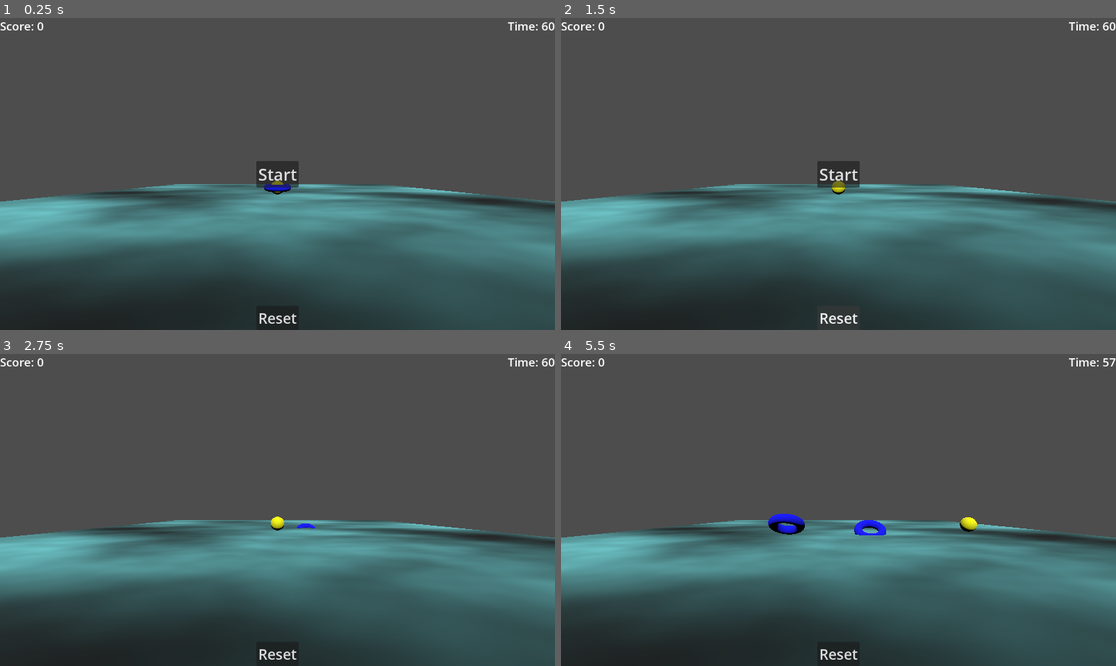
Above: before the commit, frames 1-4 (two rows, left to right).
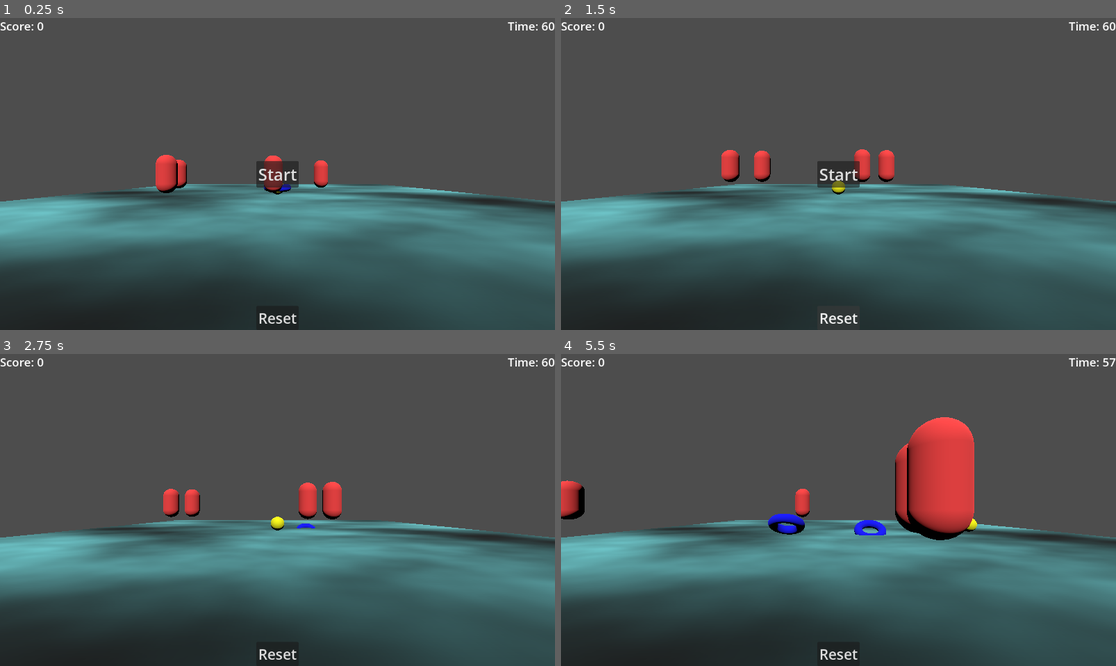
Above: after the commit, the same moments.

Repository: GeorgFH/godot-pacman-relaunch
Game: Godot game, scene res://game.tscn
Same seed, same stepped clock (60 frames per second), same inputs: the game is played once before the commit and once after it. Sound files missing from this copy of the repository are replaced by a short silence.
Inputs:
- Up to frame 1 (0.25 s): no input
- Up to frame 2 (1.5 s): click "Start" at 0.5 s; click "Reset" at 1.25 s
- Up to frame 3 (2.75 s): click "Start" at 2 s
- Up to frame 4 (5.5 s): tap Enter (ui_accept) at 2.75, 3.02, 3.77, 5.27 s; hold Right (ui_right) 2.78-3.53 s; hold Shift 2.78-3.53 s; hold S (ui_down) 3.53-4.28 s; tap Shift at 3.6, 5.1 s; hold Right (ui_right) 4.28-5.03 s; hold Shift 4.28-5.03 s; hold W (ui_up) from 5.03 s (still down)

The runs differ from the first frame. In frame 1, 1.1% of the frame differs, in the area x 28-60%, y 43-57%; in frame 2, 1.1%; in frame 3, 1.2%; in frame 4, 5.5%, in the area x 0-75%, y 20-60%.

Commit message:
feat: enemy develpoed

Diff:
--- a/collectable/area_3d.gd
+++ b/collectable/area_3d.gd
@@ -9,11 +9,13 @@
 	anim.play("new_animation1")
 
 func _on_body_entered(body):
-	# print("Kollision mit:", body.name)
+	print("Kollision mit:", body.name)
 
-	if body is CharacterBody3D:
+	if body.name == "Player":
 		Ui.add_point()
-		# print("Punkt!")
+
+		$CollisionShape3D.disabled = true   # 👈 WICHTIG
+
 		audio.play()
 		await audio.finished
 		queue_free()
--- /dev/null
+++ b/enemy.gd
@@ -0,0 +1,57 @@
+extends CharacterBody3D
+
+const SPEED = 3.0
+
+var direction = Vector3.ZERO
+
+func _ready():
+	randomize()
+
+	var spawn_pos = Vector3(
+		randf_range(-7, 7),
+		1,
+		randf_range(-7, 7)
+	)
+
+	var player = get_tree().current_scene.get_node("Player")
+
+	# Abstand prüfen
+	while spawn_pos.distance_to(player.global_position) < 3:
+		spawn_pos = Vector3(
+			randf_range(-7, 7),
+			1,
+			randf_range(-7, 7)
+		)
+
+	global_position = spawn_pos
+
+	pick_new_direction()
+
+func _physics_process(delta: float) -> void:
+	if not is_on_floor():
+		velocity += get_gravity() * delta
+	else:
+		velocity.y = 0   # 👈 DAS ist die Lösung
+
+	velocity.x = direction.x * SPEED
+	velocity.z = direction.z * SPEED
+
+	move_and_slide()
+
+func pick_new_direction():
+	direction = Vector3(
+		randf_range(-1, 1),
+		0,
+		randf_range(-1, 1)
+	).normalized()
+
+	change_direction_later()
+
+func change_direction_later():
+	await get_tree().create_timer(randf_range(1, 3)).timeout
+	pick_new_direction()
+
+
+func _on_area_3d_body_entered(body: Node3D) -> void:
+	if body.name == "Player":
+		Ui.check_game_end()
--- /dev/null
+++ b/enemy.tscn
@@ -0,0 +1,29 @@
+[gd_scene format=3 uid="uid://dq4cfs0pn5csh"]
+
+[ext_resource type="Script" uid="uid://br7vc3enhidto" path="res://enemy.gd" id="1_7k104"]
+
+[sub_resource type="StandardMaterial3D" id="StandardMaterial3D_j5wjh"]
+albedo_color = Color(1, 0.26666668, 0.26666668, 1)
+
+[sub_resource type="CapsuleMesh" id="CapsuleMesh_vef74"]
+
+[sub_resource type="CapsuleShape3D" id="CapsuleShape3D_hve3p"]
+
+[sub_resource type="CapsuleShape3D" id="CapsuleShape3D_eow3j"]
+
+[node name="Enemy" type="CharacterBody3D" unique_id=1570130439]
+script = ExtResource("1_7k104")
+
+[node name="MeshInstance3D" type="MeshInstance3D" parent="." unique_id=957258809]
+material_override = SubResource("StandardMaterial3D_j5wjh")
+mesh = SubResource("CapsuleMesh_vef74")
+
+[node name="CollisionShape3D" type="CollisionShape3D" parent="." unique_id=937005389]
+shape = SubResource("CapsuleShape3D_hve3p")
+
+[node name="Area3D" type="Area3D" parent="." unique_id=1102758718]
+
+[node name="CollisionShape3D" type="CollisionShape3D" parent="Area3D" unique_id=353133896]
+shape = SubResource("CapsuleShape3D_eow3j")
+
+[connection signal="body_entered" from="Area3D" to="." method="_on_area_3d_body_entered"]
--- a/game.gd
+++ b/game.gd
@@ -1,9 +1,13 @@
 extends Node3D
 
 const COLLECTIBLE = preload("res://collectable/area_3d.tscn")
+const ENEMY = preload("res://enemy.tscn")
+
+@export var enemy_count = 3
 
 func _ready() -> void:
 	randomize()
+	spawn_enemies()
 
 
 func spawn_collectible():
@@ -23,6 +27,12 @@
 
 	spawn_collectible()
 
+func spawn_enemies():
+	for i in range(enemy_count):
+		var e = ENEMY.instantiate()
+		add_child(e)
+
+
 # Called every frame. 'delta' is the elapsed time since the previous frame.
 func _process(delta: float) -> void:
 	pass
--- a/game.tscn
+++ b/game.tscn
@@ -4,22 +4,9 @@
 [ext_resource type="PackedScene" uid="uid://bjo2frt4fxud6" path="res://directional_light_3d.tscn" id="3_fc0e3"]
 [ext_resource type="PackedScene" uid="uid://1n580yyf1gyy" path="res://camera_3d.tscn" id="4_7jktm"]
 [ext_resource type="PackedScene" uid="uid://bg3xge6eduegi" path="res://characterBody_3D/character_body_3d.tscn" id="4_ryrav"]
+[ext_resource type="PackedScene" uid="uid://btboxewwmqcot" path="res://static_body_3d.tscn" id="6_ryrav"]
+[ext_resource type="PackedScene" uid="uid://dq4cfs0pn5csh" path="res://enemy.tscn" id="7_eow3j"]
 [ext_resource type="PackedScene" uid="uid://bcxim18apgita" path="res://collectable/area_3d.tscn" id="8_j5wjh"]
-
-[sub_resource type="FastNoiseLite" id="FastNoiseLite_7jktm"]
-
-[sub_resource type="NoiseTexture2D" id="NoiseTexture2D_ryrav"]
-noise = SubResource("FastNoiseLite_7jktm")
-
-[sub_resource type="StandardMaterial3D" id="StandardMaterial3D_eow3j"]
-albedo_color = Color(0.4392157, 0.827451, 0.84313726, 1)
-albedo_texture = SubResource("NoiseTexture2D_ryrav")
-
-[sub_resource type="BoxMesh" id="BoxMesh_7jktm"]
-size = Vector3(30, 1, 30)
-
-[sub_resource type="BoxShape3D" id="BoxShape3D_ryrav"]
-size = Vector3(30, 1, 30)
 
 [node name="Game" type="Node3D" unique_id=1889642264]
 script = ExtResource("1_vef74")
@@ -30,16 +17,10 @@
 [node name="Camera3D" parent="." unique_id=177209525 instance=ExtResource("4_7jktm")]
 transform = Transform3D(1, 0, 0, 0, 1, 0, 0, 0, 1, 0, 1, 15)
 
-[node name="CharacterBody3D" parent="." unique_id=871760159 instance=ExtResource("4_ryrav")]
+[node name="Player" parent="." unique_id=871760159 instance=ExtResource("4_ryrav")]
 
 [node name="Collectable" parent="." unique_id=1233241006 instance=ExtResource("8_j5wjh")]
 
-[node name="StaticBody3D" type="StaticBody3D" parent="." unique_id=885524798]
+[node name="StaticBody3D" parent="." unique_id=906496084 instance=ExtResource("6_ryrav")]
 
-[node name="MeshInstance3D" type="MeshInstance3D" parent="StaticBody3D" unique_id=57100595]
-transform = Transform3D(1, 0, 0, 0, 1, 0, 0, 0, 1, 0, -1, 0)
-material_override = SubResource("StandardMaterial3D_eow3j")
-mesh = SubResource("BoxMesh_7jktm")
-
-[node name="CollisionShape3D" type="CollisionShape3D" parent="StaticBody3D" unique_id=418643394]
-shape = SubResource("BoxShape3D_ryrav")
+[node name="Enemy" parent="." unique_id=1570130439 instance=ExtResource("7_eow3j")]
--- /dev/null
+++ b/static_body_3d.tscn
@@ -0,0 +1,26 @@
+[gd_scene format=3 uid="uid://btboxewwmqcot"]
+
+[sub_resource type="FastNoiseLite" id="FastNoiseLite_7jktm"]
+
+[sub_resource type="NoiseTexture2D" id="NoiseTexture2D_ryrav"]
+noise = SubResource("FastNoiseLite_7jktm")
+
+[sub_resource type="StandardMaterial3D" id="StandardMaterial3D_eow3j"]
+albedo_color = Color(0.4392157, 0.827451, 0.84313726, 1)
+albedo_texture = SubResource("NoiseTexture2D_ryrav")
+
+[sub_resource type="BoxMesh" id="BoxMesh_7jktm"]
+size = Vector3(30, 1, 30)
+
+[sub_resource type="BoxShape3D" id="BoxShape3D_ryrav"]
+size = Vector3(30, 1, 30)
+
+[node name="StaticBody3D" type="StaticBody3D" unique_id=906496084]
+
+[node name="MeshInstance3D" type="MeshInstance3D" parent="." unique_id=158890252]
+transform = Transform3D(1, 0, 0, 0, 1, 0, 0, 0, 1, 0, -1, 0)
+material_override = SubResource("StandardMaterial3D_eow3j")
+mesh = SubResource("BoxMesh_7jktm")
+
+[node name="CollisionShape3D" type="CollisionShape3D" parent="." unique_id=841588180]
+shape = SubResource("BoxShape3D_ryrav")
Not shown, added: enemy.gd.uid
